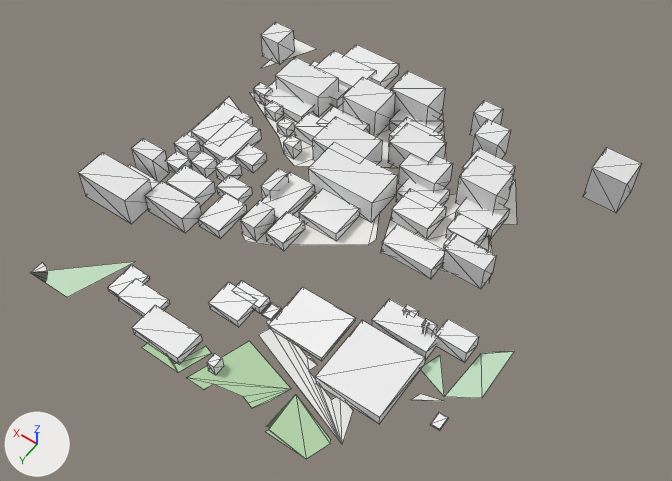
Two versions of the glTF model white-model-six-districts/chunks/126_105_mid.glb, one commit apart.
The view is the same before and after, from a camera (50 mm lens) standing at (2852.0, -1192.0, 862.0) and looking at (3242.0, -1739.0, 3.0). Lighting does not change. The marker at lower left points along +X, +Y and +Z. The older version comes first. Mesh edges are drawn as thin lines. Vertices at exactly the same position are counted once.
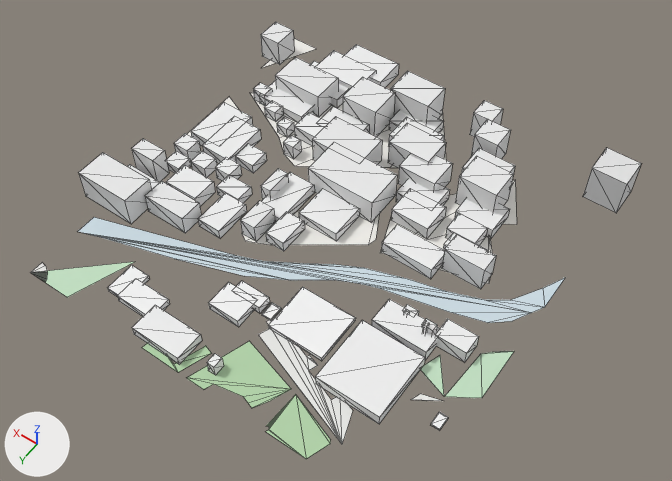
Pixel boxes (x1, y1, x2, y2) of what changed, in the pictures (672 x 481 px):
part 1 of me_mesh_0, added: after (77, 217, 566, 323)

Patch to the scene script:
```diff
--- a/white-model-six-districts/chunks/126_105_mid.glb.py
+++ b/white-model-six-districts/chunks/126_105_mid.glb.py
@@ me_mesh_0 @@
 # used by ob_mesh_0; location = (0.0, 0.0, 0.0)
-me_mesh_0.from_pydata(...)  # 645 vertices, 755 faces; spans x 2994.0..3530.0, y -2022.0..-1500.0, z 0.0..53.0
+me_mesh_0.from_pydata(...)  # 670 vertices, 778 faces; spans x 2994.0..3530.0, y -2022.0..-1500.0, z 0.0..53.0
+# me_mesh_0 part 1: a new loose piece of 25 vertices spanning x 3000.0..3500.0, y -1850.0..-1574.0, z 0.0, in mat_material_0
 me_mesh_0.materials.append(mat_material_0)
```
